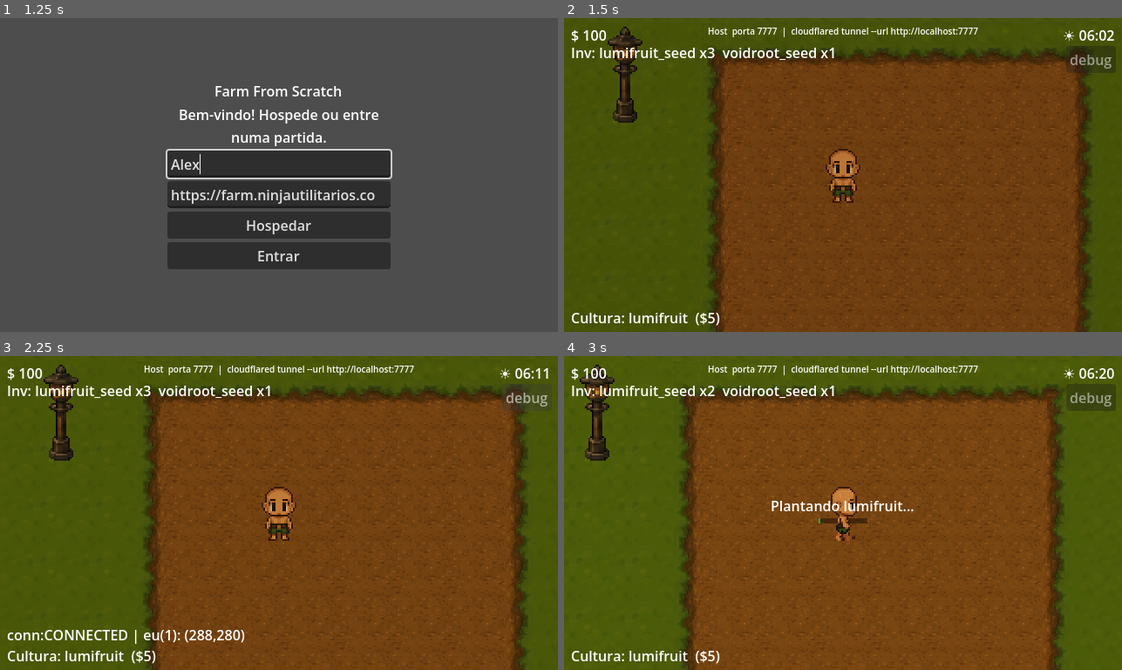
Above: before the commit, frames 1-4 (two rows, left to right).
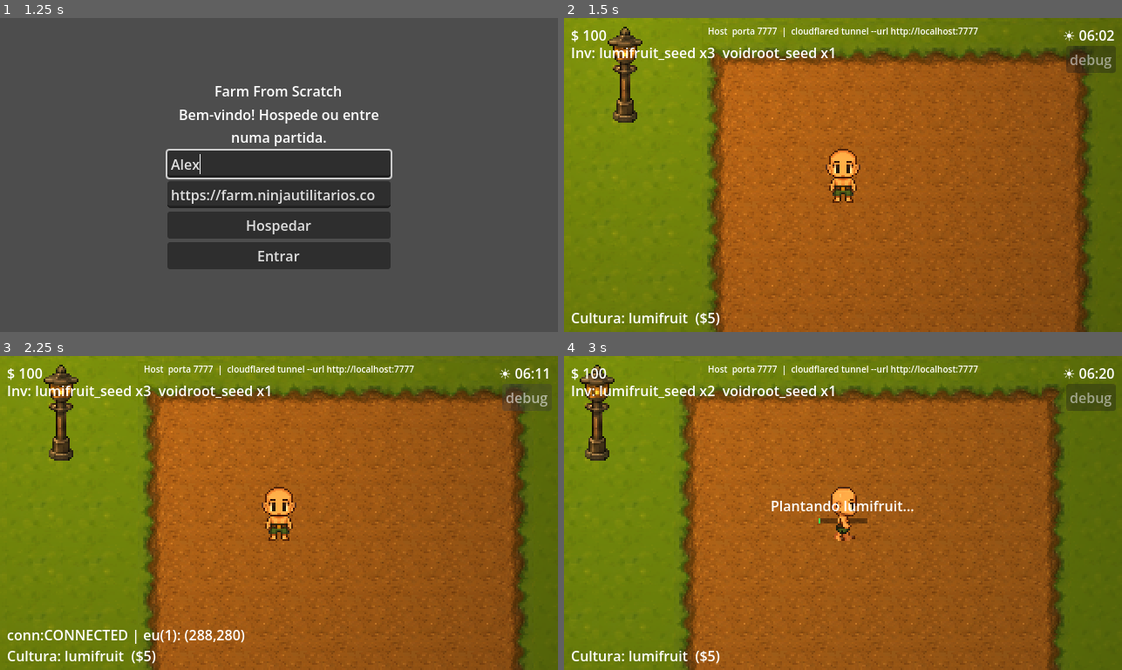
Above: after the commit, the same moments.

Repository: BrunoKagami/farm-from-scratch
Game: Godot game, scene res://scenes/Lobby.tscn
Two runs of this game, one before a commit and one after it. Both use one fixed random seed, a clock stepped at 60 frames per second and the inputs below.
Inputs (mouse positions are in pixels of both pictures, inside the frame that each line leads up to):
- Up to frame 1 (1.25 s): click (279, 165) at 0.52 s; type "Alex" at 0.6 s
- Up to frame 2 (1.5 s): click "Hospedar" at 1.25 s
- Up to frame 3 (2.25 s): click "debug" at 2 s
- Up to frame 4 (3 s): tap Enter at 2.75 s; move the mouse to (965, 497) at 2.77 s; hold Right (ui_right) from 2.78 s (still down); hold E (interact) from 2.78 s (still down); click (965, 497) at 2.92 s

Frame 1 is identical in both runs. In frame 2, 89% of the frame differs, in the area x 0-95%, y 0-100%; in frame 3, 87%; in frame 4, 78%.

Commit message:
feat: lamp lights up automatically at night
Adds a PointLight2D under the lamp post (LampLight.gd builds its own
radial gradient texture, warm amber color). DayNight.gd derives the
light's intensity straight from the existing sky color's luminance —
darker sky means brighter lamp — so it follows the same dawn/dusk
transitions already driving CanvasModulate, with no separate schedule
to keep in sync. Purely visual/client-side, like the sky tint itself.

Co-Authored-By: Claude Sonnet 4.6 <noreply@anthropic.com>

Diff:
--- a/scripts/DayNight.gd
+++ b/scripts/DayNight.gd
@@ -8,6 +8,7 @@
 var time_of_day := 0.25
 var _sync_timer := 0.0
 var _target_time := -1.0
+var _lamp_light: PointLight2D
 
 # Pontos de cor ao longo do dia (time_of_day 0.0–1.0 = 00:00–24:00)
 const SKY := [
@@ -22,6 +23,14 @@
 	[0.875, Color(0.45, 0.45, 0.58)],  # 21:00 noite
 	[1.000, Color(0.45, 0.45, 0.58)],  # 24:00 meia-noite
 ]
+
+func _ready() -> void:
+	var lamp := get_node_or_null("/root/World/Lamp")
+	if lamp:
+		_lamp_light = PointLight2D.new()
+		_lamp_light.set_script(load("res://scripts/LampLight.gd"))
+		_lamp_light.position = Vector2(0, -26)
+		lamp.add_child(_lamp_light)
 
 func _process(delta: float) -> void:
 	if multiplayer.is_server():
@@ -67,9 +76,16 @@
 	return SKY[0][1] as Color
 
 func _update_light() -> void:
+	var sky := _sky_color()
 	var cm := get_node_or_null("/root/World/CanvasModulate")
 	if cm:
-		cm.color = _sky_color()
+		cm.color = sky
+	if _lamp_light:
+		# Reaproveita a própria cor do céu: quanto mais escuro, mais a
+		# lâmpada acende — acompanha o amanhecer/anoitecer automaticamente,
+		# sem precisar de um segundo conjunto de horários pra manter.
+		var luminance := (sky.r + sky.g + sky.b) / 3.0
+		_lamp_light.set_intensity(clamp((1.0 - luminance) * 2.2, 0.0, 1.4))
 
 func _angular_diff(a: float, b: float) -> float:
 	var d := b - a
--- /dev/null
+++ b/scripts/LampLight.gd
@@ -0,0 +1,23 @@
+extends PointLight2D
+
+func _ready() -> void:
+	texture = _build_texture()
+	color = Color(1.0, 0.82, 0.45)
+	texture_scale = 3.2
+	energy = 0.0
+
+func _build_texture() -> GradientTexture2D:
+	var grad := Gradient.new()
+	grad.set_color(0, Color(1, 1, 1, 1))
+	grad.set_color(1, Color(1, 1, 1, 0))
+	var tex := GradientTexture2D.new()
+	tex.gradient = grad
+	tex.fill = GradientTexture2D.FILL_RADIAL
+	tex.fill_from = Vector2(0.5, 0.5)
+	tex.fill_to = Vector2(1.0, 0.5)
+	tex.width = 256
+	tex.height = 256
+	return tex
+
+func set_intensity(value: float) -> void:
+	energy = value
